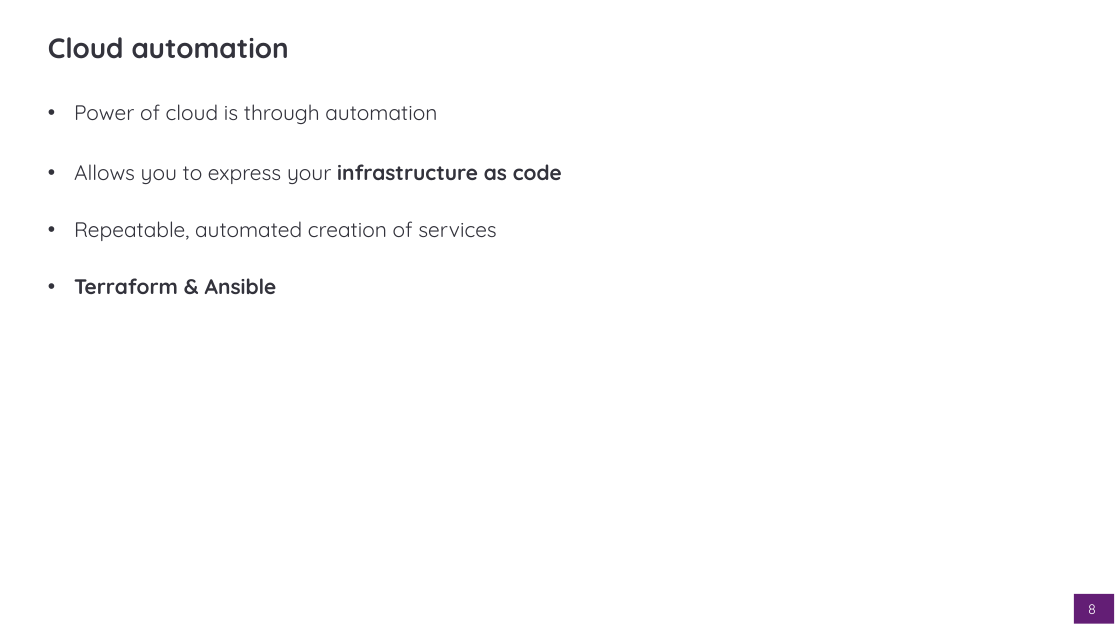
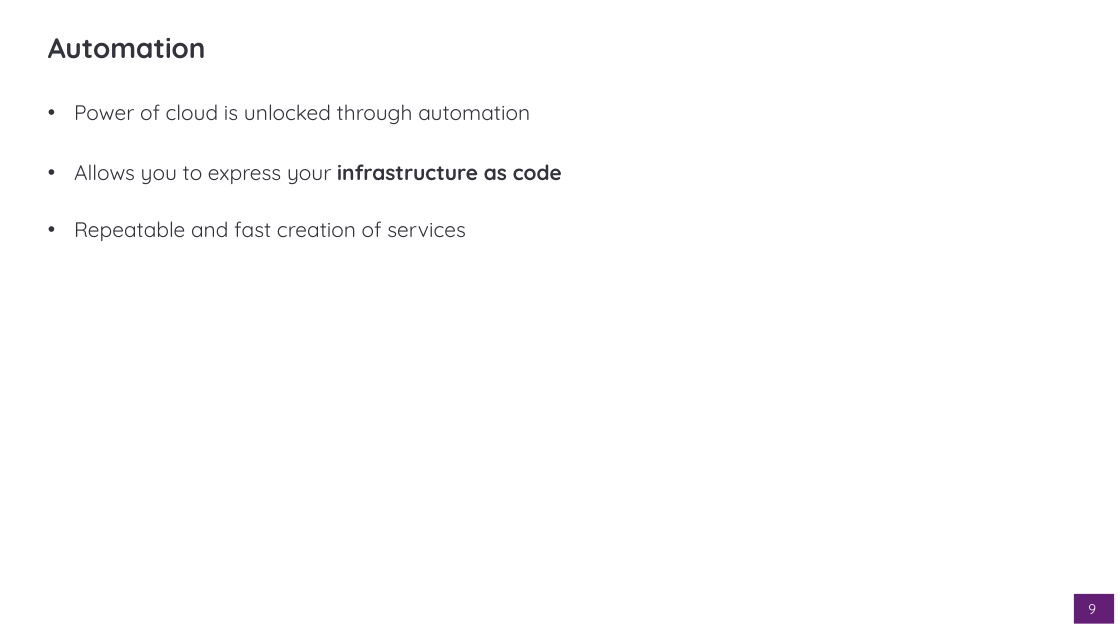
Before and after one commit to dto-btn/reading-material, a slide deck: slide 9 of presentations/dto-all-staff_2019-10-17.pptx (slide 8 before the commit). Drawn at 1120x630 pixels with LibreOffice and Linux fonts; fonts in the diff are those of the drawing; background and template pictures are left out. Boxes give left, top, right and bottom in pixels: in the first picture for what was removed or moved away, otherwise in the second. Text is boxed around its words. In the diff, an @@ line names an element or a change of style, - is before the commit and + after.

Commit message:
Trimmed down presentation.  Focus on cloud, automation and devops

```diff
--- a/presentations/dto-all-staff_2019-10-17.pptx
+++ b/presentations/dto-all-staff_2019-10-17.pptx
@@ title at <box>48,38,206,59</box>: text changed @@
-Cloud automation
+Automation
@@ text at <box>74,104,530,124</box>: text changed @@
-• Power of cloud is through automation
+• Power of cloud is unlocked through automation
@@ text at <box>74,221,466,241</box>: text changed @@
-• Repeatable, automated creation of services
-• Terraform & Ansible
+• Repeatable and fast creation of services
@@ page number at <box>1088,604,1096,614</box>: text changed @@
-8
+9
```
Also in this commit, not shown: 5 other slides changed, 6 slides added, 11 slides removed.
